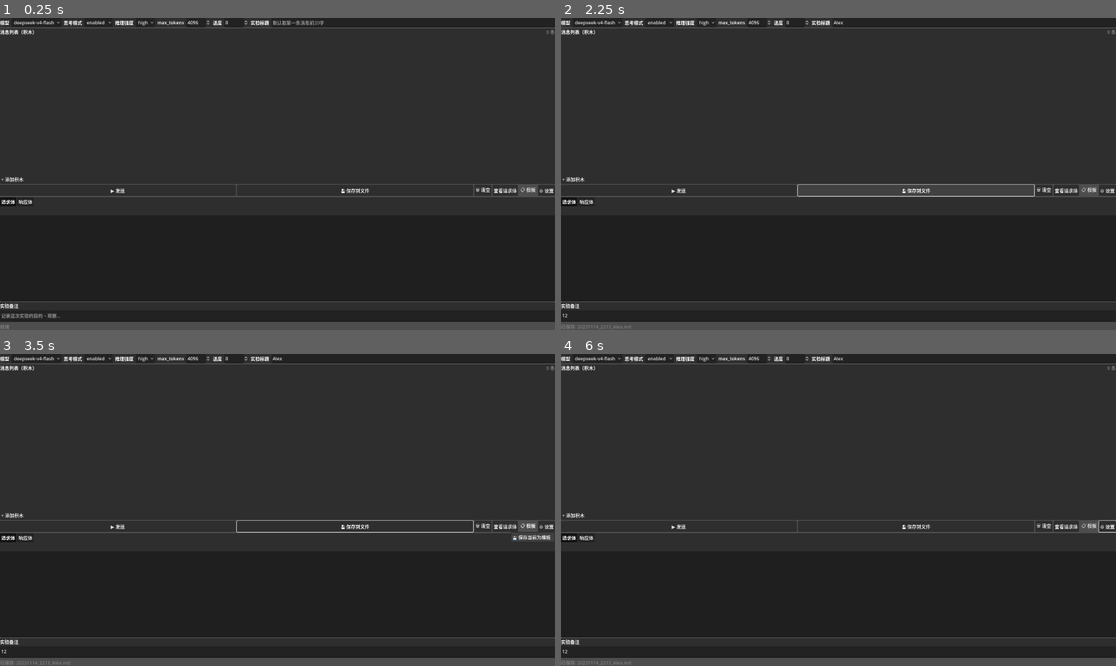
Above: before the commit, frames 1-4 (two rows, left to right).
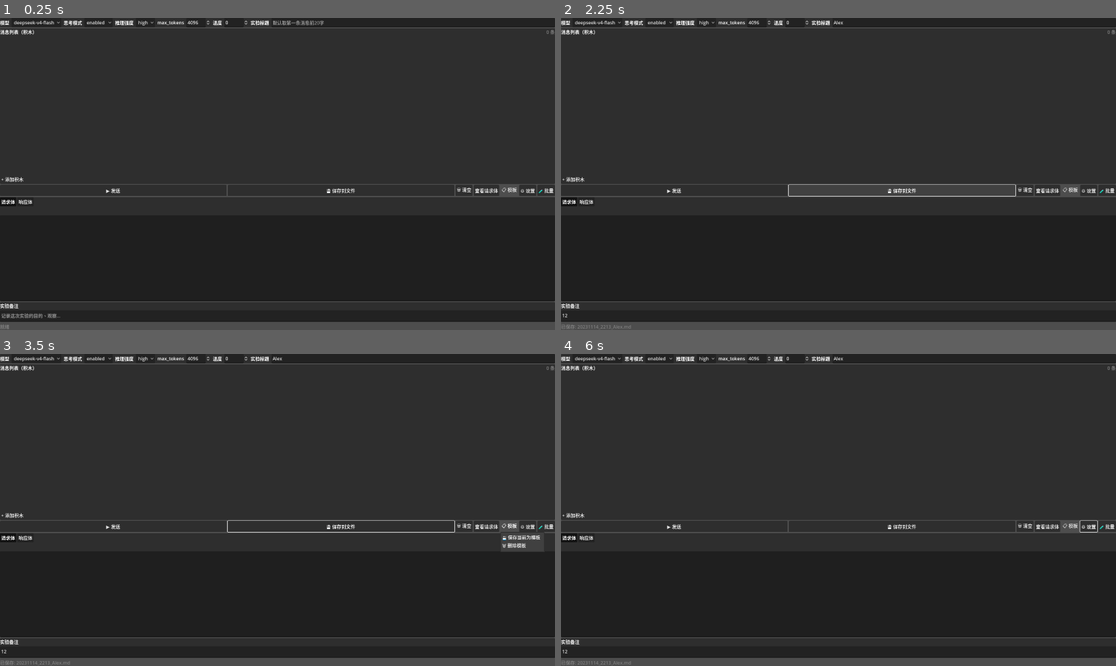
Above: after the commit, the same moments.

Repository: fkyah3/experiment-console
Game: Godot game, scene res://ExperimentPanel.tscn
Two runs of this game, one before a commit and one after it. Both use one fixed random seed, a clock stepped at 60 frames per second and the inputs below.
Inputs (mouse positions are in pixels of both pictures, inside the frame that each line leads up to):
- Up to frame 1 (0.25 s): no input
- Up to frame 2 (2.25 s): click (971, 21) at 0.52 s; type "Alex" at 0.6 s; click (838, 317) at 0.75 s; type "12" at 0.83 s; click "enabled" at 1.25 s; click "💾 保存到文件" at 2 s
- Up to frame 3 (3.5 s): click "📋 模板" at 2.75 s
- Up to frame 4 (6 s): click "⚙ 设置" at 3.5 s; click (838, 472) at 4.27 s; type "12" at 4.35 s; click (1104, 525) at 5 s, where only the run after the commit has a clickable "🧪 批量"; click "OK" at 5.75 s

The runs differ from the first frame. In frame 1, 0.4% of the frame differs, in the area x 19-100%, y 53-58%; in frame 2, 0.5%; in frame 3, 0.6%, in the area x 19-100%, y 53-64%; in frame 4, 0.5%.

Commit message:
功能: 批量摘要加prompt原文 + 删除模板 + stats统计 + 修复3个bug

Diff:
--- a/ExperimentPanel.gd
+++ b/ExperimentPanel.gd
@@ -21,6 +21,17 @@
 var _max_tokens: int = 4096
 var _temperature: float = 0.0
 
+var _batch_queue: Array = []
+var _batch_running: int = 0
+var _batch_done: int = 0
+var _batch_failed: int = 0
+var _batch_total: int = 0
+var _batch_dir: String = ""
+var _batch_save_store: ExperimentStore
+var _batch_stats: Array[Dictionary] = []
+var _batch_prototype_messages: Array = []
+const BATCH_CONCURRENCY: int = 5
+
 @onready var params_model: OptionButton = %ParamsModel
 @onready var params_thinking: OptionButton = %ParamsThinking
 @onready var params_effort: OptionButton = %ParamsEffort
@@ -39,6 +50,7 @@
 @onready var view_req_btn: Button = %ViewReqBtn
 @onready var template_btn: MenuButton = %TemplateBtn
 @onready var settings_btn: Button = %SettingsBtn
+@onready var batch_btn: Button = %BatchBtn
 
 @onready var log_request: TextEdit = %LogRequest
 @onready var log_response: TextEdit = %LogResponse
@@ -124,6 +136,7 @@
 	clear_btn.pressed.connect(_on_clear)
 	view_req_btn.pressed.connect(_show_request_body)
 	settings_btn.pressed.connect(_open_settings)
+	batch_btn.pressed.connect(_on_batch_run)
 	_populate_template_menu()
 
 
@@ -134,6 +147,8 @@
 func _populate_template_menu() -> void:
 	var popup := template_btn.get_popup()
 	popup.clear()
+	if popup.id_pressed.is_connected(_on_template_selected):
+		popup.id_pressed.disconnect(_on_template_selected)
 	var templates := _store.list_templates()
 	for t in templates:
 		var tname: String = t.get("name", "")
@@ -141,6 +156,7 @@
 	if popup.item_count > 0:
 		popup.add_separator("")
 	popup.add_item("💾 保存当前为模板")
+	popup.add_item("🗑 删除模板")
 	popup.id_pressed.connect(_on_template_selected)
 
 
@@ -149,6 +165,9 @@
 	var item_text: String = popup.get_item_text(id)
 	if item_text.begins_with("💾"):
 		_save_current_as_template()
+		return
+	if item_text.begins_with("🗑"):
+		_show_delete_template_dialog()
 		return
 	var t := _store.load_template(item_text)
 	if t.is_empty():
@@ -186,6 +205,47 @@
 	await dialog.tree_exited
 
 
+func _show_delete_template_dialog() -> void:
+	var dialog := AcceptDialog.new()
+	dialog.title = "删除模板"
+	dialog.min_size = Vector2(350, 200)
+	var scroll := ScrollContainer.new()
+	scroll.size_flags_horizontal = Control.SIZE_EXPAND_FILL
+	scroll.size_flags_vertical = Control.SIZE_EXPAND_FILL
+	var vbox := VBoxContainer.new()
+	vbox.size_flags_horizontal = Control.SIZE_EXPAND_FILL
+
+	var templates := _store.list_templates()
+	if templates.is_empty():
+		vbox.add_child(_make_label("没有已保存的模板。"))
+	else:
+		for t in templates:
+			var tname: String = t.get("name", "")
+			var row := HBoxContainer.new()
+			row.size_flags_horizontal = Control.SIZE_EXPAND_FILL
+			var label := Label.new()
+			label.text = tname
+			label.size_flags_horizontal = Control.SIZE_EXPAND_FILL
+			row.add_child(label)
+			var del_btn := Button.new()
+			del_btn.text = "删除"
+			del_btn.pressed.connect(func(n := tname):
+				_store.delete_template(n)
+				dialog.queue_free()
+				_show_delete_template_dialog()
+				_populate_template_menu()
+				_set_status("已删除模板: " + n)
+			)
+			row.add_child(del_btn)
+			vbox.add_child(row)
+
+	scroll.add_child(vbox)
+	dialog.add_child(scroll)
+	add_child(dialog)
+	dialog.popup_centered()
+	await dialog.tree_exited
+
+
 func _on_tab_toggled(on: bool, tab: String) -> void:
 	if not on:
 		return
@@ -500,6 +560,8 @@
 
 
 func _on_content_chunk(text: String, msg_idx: int) -> void:
+	if msg_idx < 0 or msg_idx >= _messages.size():
+		return
 	_accumulated_content += text
 	_messages[msg_idx]["content"] = _accumulated_content
 	_update_block_preview(msg_idx)
@@ -507,6 +569,8 @@
 
 
 func _on_reasoning_chunk(text: String, msg_idx: int) -> void:
+	if msg_idx < 0 or msg_idx >= _messages.size():
+		return
 	_accumulated_reasoning += text
 	_messages[msg_idx]["reasoning"] = _accumulated_reasoning
 	_update_block_preview(msg_idx)
@@ -517,9 +581,10 @@
 	_set_status("流式接收完成")
 	send_btn.disabled = false
 
-	_messages[_messages.size() - 1]["content"] = _accumulated_content
-	_messages[_messages.size() - 1]["reasoning"] = _accumulated_reasoning
-	_rebuild_list()
+	if not _messages.is_empty():
+		_messages[_messages.size() - 1]["content"] = _accumulated_content
+		_messages[_messages.size() - 1]["reasoning"] = _accumulated_reasoning
+		_rebuild_list()
 
 	_last_response_body = JSON.stringify({
 		"choices": [{
@@ -533,8 +598,9 @@
 	}, "\t")
 	log_response.text = _last_response_body
 
-	_deepseek.queue_free()
-	_deepseek = null
+	if _deepseek:
+		_deepseek.queue_free()
+		_deepseek = null
 
 
 func _on_usage_received(usage: Dictionary) -> void:
@@ -691,6 +757,369 @@
 	await dialog.tree_exited
 
 
+func _on_batch_run() -> void:
+	var dialog := AcceptDialog.new()
+	dialog.title = "批量运行"
+	dialog.min_size = Vector2(350, 150)
+
+	var vbox := VBoxContainer.new()
+	vbox.size_flags_horizontal = Control.SIZE_EXPAND_FILL
+	vbox.add_theme_constant_override("separation", 8)
+
+	vbox.add_child(_make_label("运行次数"))
+	var count_input := SpinBox.new()
+	count_input.min_value = 1
+	count_input.max_value = 100
+	count_input.value = 20
+	count_input.size_flags_horizontal = Control.SIZE_EXPAND_FILL
+	vbox.add_child(count_input)
+
+	vbox.add_child(_make_label("批次名称（可选）"))
+	var batch_name_input := LineEdit.new()
+	batch_name_input.placeholder_text = "会追加到目录名上"
+	batch_name_input.size_flags_horizontal = Control.SIZE_EXPAND_FILL
+	vbox.add_child(batch_name_input)
+
+	var start_btn := Button.new()
+	start_btn.text = "开始"
+	start_btn.size_flags_horizontal = Control.SIZE_EXPAND_FILL
+	start_btn.pressed.connect(func():
+		var count := int(count_input.value)
+		var bname := batch_name_input.text.strip_edges()
+		dialog.queue_free()
+		_start_batch(count, bname)
+	)
+	vbox.add_child(start_btn)
+
+	dialog.add_child(vbox)
+	add_child(dialog)
+	dialog.popup_centered()
+	await dialog.tree_exited
+
+
+func _start_batch(count: int, batch_name: String) -> void:
+	if _messages.is_empty():
+		_set_status("消息列表为空，无法批量运行")
+		return
+
+	_batch_total = count
+	_batch_done = 0
+	_batch_failed = 0
+	_batch_running = 0
+	_batch_stats.clear()
+	_batch_prototype_messages = _messages.duplicate(true)
+
+	var now := Time.get_datetime_dict_from_system()
+	var dir_name := "batch_%04d%02d%02d_%02d%02d" % [now.year, now.month, now.day, now.hour, now.minute]
+	if not batch_name.is_empty():
+		dir_name += "_" + batch_name.left(20)
+	_batch_dir = _config.experiments_path.path_join(dir_name)
+	_batch_save_store = ExperimentStore.new(_batch_dir, _config.templates_path)
+
+	_batch_queue.clear()
+	var raw_copies: Array = _messages.duplicate(true)
+	for i in count:
+		_batch_queue.append(raw_copies.duplicate(true))
+
+	_set_status("批量 %d 次开始，5 个并发..." % count)
+	for i in min(BATCH_CONCURRENCY, count):
+		_start_batch_worker()
+
+
+func _start_batch_worker() -> void:
+	if _batch_queue.is_empty():
+		return
+	var raw_messages: Array = _batch_queue.pop_front()
+	var api_messages := _build_api_messages_for(raw_messages)
+
+	var body_dict := {
+		"model": _model,
+		"messages": api_messages,
+		"stream": true,
+	}
+	if _thinking == "enabled":
+		body_dict["thinking"] = {"type": "enabled"}
+	if _effort != "不传":
+		body_dict["reasoning_effort"] = _effort
+	body_dict["max_tokens"] = _max_tokens
+	body_dict["temperature"] = _temperature
+	var body_str := JSON.stringify(body_dict, "\t")
+
+	var client := DeepSeekStreamClient.new()
+	add_child(client)
+	client.api_key = api_key
+
+	var wd: Dictionary = {
+		"client": client,
+		"raw_messages": raw_messages,
+		"api_messages": api_messages,
+		"body_str": body_str,
+		"content": "",
+		"reasoning": "",
+		"response_body": "",
+		"usage": {},
+		"ok": false,
+		"index": _batch_total - _batch_queue.size() - _batch_running,
+	}
+
+	_batch_running += 1
+	client.content_chunk.connect(_on_batch_content_chunk.bind(wd))
+	client.reasoning_chunk.connect(_on_batch_reasoning_chunk.bind(wd))
+	client.stream_finished.connect(_on_batch_worker_done.bind(wd))
+	client.usage_received.connect(_on_batch_usage.bind(wd))
+	client.connection_error.connect(_on_batch_worker_error.bind(wd))
+	client.start_streaming(api_messages)
+	_set_status("批量 %d/%d | 运行中 %d | 失败 %d" % [_batch_done + _batch_failed, _batch_total, _batch_running, _batch_failed])
+
+
+func _on_batch_content_chunk(text: String, wd: Dictionary) -> void:
+	wd.content += text
+
+
+func _on_batch_reasoning_chunk(text: String, wd: Dictionary) -> void:
+	wd.reasoning += text
+
+
+func _on_batch_usage(usage: Dictionary, wd: Dictionary) -> void:
+	wd.usage = usage
+
+
+func _on_batch_worker_done(wd: Dictionary) -> void:
+	wd.response_body = JSON.stringify({
+		"choices": [{
+			"index": 0,
+			"message": {
+				"role": "assistant",
+				"content": wd.content,
+				"reasoning_content": wd.reasoning,
+			}
+		}]
+	}, "\t")
+	wd.ok = true
+	_finish_batch_worker(wd)
+
+
+func _on_batch_worker_error(msg: String, wd: Dictionary) -> void:
+	push_warning("Batch worker #%d error: %s" % [wd.index, msg])
+	wd.ok = false
+	_finish_batch_worker(wd)
+
+
+func _finish_batch_worker(wd: Dictionary) -> void:
+	if wd.client:
+		wd.client.queue_free()
+
+	_batch_running -= 1
+
+	if wd.ok:
+		var title := params_title.text.strip_edges()
+		if title.is_empty():
+			title = "batch_%03d" % wd.index
+		_batch_save_store.save_experiment(
+			title, _model, _thinking, _effort, _max_tokens, _temperature,
+			wd.api_messages, wd.raw_messages,
+			wd.body_str, wd.response_body, wd.usage, ""
+		)
+		_batch_stats.append(_calc_worker_stats(wd))
+		_batch_done += 1
+	else:
+		_batch_failed += 1
+
+	_set_status("批量 %d/%d | 运行中 %d | 失败 %d" % [_batch_done + _batch_failed, _batch_total, _batch_running, _batch_failed])
+
+	if _batch_done + _batch_failed >= _batch_total:
+		_generate_batch_summary()
+		_set_status("批量完成：成功 %d / %d，失败 %d" % [_batch_done, _batch_total, _batch_failed])
+		return
+
+	if not _batch_queue.is_empty():
+		_start_batch_worker()
+
+
+func _calc_worker_stats(wd: Dictionary) -> Dictionary:
+	var s: Dictionary = {}
+	s["index"] = wd.index
+	s["ok"] = true
+	if not wd.usage.is_empty():
+		s["reasoning_tokens"] = wd.usage.get("completion_tokens_details", {}).get("reasoning_tokens", 0)
+		s["prompt_tokens"] = wd.usage.get("prompt_tokens", 0)
+		s["completion_tokens"] = wd.usage.get("completion_tokens", 0)
+		s["total_tokens"] = wd.usage.get("total_tokens", 0)
+	s["reasoning_chars"] = wd.reasoning.length()
+	s["output_chars"] = wd.content.length()
+	s["reasoning_language"] = _detect_language_str(wd.reasoning)
+	s["output_language"] = _detect_language_str(wd.content)
+	s["reasoning_first_line"] = wd.reasoning.left(80).replace("\n", " ")
+	s["output_first_line"] = wd.content.left(80).replace("\n", " ")
+	return s
+
+
+func _detect_language_str(text: String) -> String:
+	if text.is_empty():
+		return "empty"
+	var chinese_count := 0
+	var total := 0
+	for c in text:
+		var unicode := c.unicode_at(0)
+		if unicode >= 0x4E00 and unicode <= 0x9FFF:
+			chinese_count += 1
+		if unicode >= 0x0020:
+			total += 1
+	if total == 0:
+		return "unknown"
+	var ratio := float(chinese_count) / float(total)
+	if ratio > 0.1:
+		return "zh"
+	return "en"
+
+
+func _generate_batch_summary() -> void:
+	var lines: Array[String] = []
+	lines.append("# 批量实验汇总\n")
+	lines.append("---\n")
+	lines.append("\n")
+	var now := Time.get_datetime_dict_from_system()
+	var created := "%04d-%02d-%02d %02d:%02d:%02d" % [now.year, now.month, now.day, now.hour, now.minute, now.second]
+	lines.append("- **生成时间**: %s\n" % created)
+	lines.append("- **模型**: %s\n" % _model)
+	lines.append("- **思考模式**: %s\n" % _thinking)
+	lines.append("- **推理强度**: %s\n" % _effort)
+	lines.append("- **max_tokens**: %d\n" % _max_tokens)
+	lines.append("- **温度**: %.1f\n" % _temperature)
+	lines.append("- **总次数**: %d\n" % _batch_total)
+	lines.append("- **成功**: %d\n" % _batch_done)
+	lines.append("- **失败**: %d\n" % _batch_failed)
+	lines.append("\n")
+
+	lines.append("## 本次使用的 prompt\n\n")
+	lines.append("```\n")
+	var has_prompt := false
+	for m in _batch_prototype_messages:
+		var role: String = str(m.get("role", ""))
+		var content: String = str(m.get("content", ""))
+		var reasoning: String = str(m.get("reasoning", ""))
+		if role == "system":
+			lines.append("[system]\n%s\n\n" % content)
+			has_prompt = true
+		elif role == "user":
+			lines.append("[user]\n%s\n\n" % content)
+			has_prompt = true
+		elif role == "assistant" and not content.is_empty():
+			lines.append("[assistant]\n%s\n\n" % content)
+		elif role == "assistant" and not reasoning.is_empty():
+			lines.append("[assistant reasoning]\n%s\n\n" % reasoning)
+		elif role == "tool":
+			lines.append("[tool]\n%s\n\n" % content)
+	if not has_prompt:
+		lines.append("（空）\n")
+	lines.append("```\n")
+	lines.append("\n")
+
+	if _batch_stats.is_empty():
+		lines.append("无成功数据。\n")
+	else:
+		var reasoning_vals: Array[int] = []
+		var prompt_vals: Array[int] = []
+		var completion_vals: Array[int] = []
+		var total_vals: Array[int] = []
+		var zh_count: int = 0
+		var en_count: int = 0
+		for s in _batch_stats:
+			var rt: int = int(s.get("reasoning_tokens", 0))
+			reasoning_vals.append(rt)
+			prompt_vals.append(int(s.get("prompt_tokens", 0)))
+			completion_vals.append(int(s.get("completion_tokens", 0)))
+			total_vals.append(int(s.get("total_tokens", 0)))
+			match s.get("reasoning_language", ""):
+				"zh": zh_count += 1
+				"en": en_count += 1
+
+		var r_min: int = reasoning_vals.min()
+		var r_max: int = reasoning_vals.max()
+		var r_sum: int = 0
+		for v in reasoning_vals: r_sum += v
+		var r_avg: float = float(r_sum) / float(reasoning_vals.size())
+		var r_median: float = _median(reasoning_vals)
+
+		lines.append("## 汇总统计\n\n")
+		lines.append("| 指标 | 值 |\n")
+		lines.append("|:-----|:----|\n")
+		lines.append("| reasoning_tokens 最小值 | %d |\n" % r_min)
+		lines.append("| reasoning_tokens 最大值 | %d |\n" % r_max)
+		lines.append("| reasoning_tokens 平均值 | %.1f |\n" % r_avg)
+		lines.append("| reasoning_tokens 中位数 | %.1f |\n" % r_median)
+		lines.append("| 波动倍数（max/min） | %.1f |\n" % (float(r_max) / float(max(1, r_min))))
+		lines.append("| prompt_tokens 平均值 | %.1f |\n" % (float(_sum(prompt_vals)) / float(prompt_vals.size())))
+		lines.append("| completion_tokens 平均值 | %.1f |\n" % (float(_sum(completion_vals)) / float(completion_vals.size())))
+		lines.append("| total_tokens 平均值 | %.1f |\n" % (float(_sum(total_vals)) / float(total_vals.size())))
+		lines.append("| reasoning 中文占比 | %d / %d (%.1f%%) |\n" % [zh_count, _batch_stats.size(), float(zh_count) / float(_batch_stats.size()) * 100.0])
+		lines.append("| reasoning 英文占比 | %d / %d (%.1f%%) |\n" % [en_count, _batch_stats.size(), float(en_count) / float(_batch_stats.size()) * 100.0])
+		lines.append("\n")
+
+		lines.append("## 每轮明细\n\n")
+		lines.append("| # | reasoning_tokens | reasoning_lang | output_lang | reasoning_chars | output_chars | reasoning 前80字 |\n")
+		lines.append("|:-:|:---------------:|:--------------:|:-----------:|:---------------:|:------------:|:----|\n")
+		for s in _batch_stats:
+			var idx: int = int(s.get("index", 0))
+			var rt: int = int(s.get("reasoning_tokens", 0))
+			var rl: String = str(s.get("reasoning_language", "?"))
+			var ol: String = str(s.get("output_language", "?"))
+			var rc: int = int(s.get("reasoning_chars", 0))
+			var oc: int = int(s.get("output_chars", 0))
+			var first: String = str(s.get("reasoning_first_line", ""))
+			lines.append("| %d | %d | %s | %s | %d | %d | %s |\n" % [idx, rt, rl, ol, rc, oc, first])
+
+	lines.append("\n")
+	lines.append("---\n")
+
+	var summary_path := _batch_dir.path_join("_summary.md")
+	var file := FileAccess.open(summary_path, FileAccess.WRITE)
+	if file:
+		for line in lines:
+			file.store_string(line)
+		file.close()
+
+
+func _sum(arr: Array[int]) -> int:
+	var total := 0
+	for v in arr:
+		total += v
+	return total
+
+
+func _median(arr: Array[int]) -> float:
+	if arr.is_empty():
+		return 0.0
+	var sorted := arr.duplicate()
+	sorted.sort()
+	var mid := int(sorted.size() * 0.5)
+	if sorted.size() % 2 == 0:
+		return (sorted[mid - 1] + sorted[mid]) / 2.0
+	return float(sorted[mid])
+
+
+func _build_api_messages_for(raw: Array) -> Array:
+	var result: Array = []
+	for m in raw:
+		var msg: Dictionary = {"role": m.get("role", "user")}
+		var content: String = m.get("content", "")
+		var reasoning: String = m.get("reasoning", "")
+
+		if msg["role"] == "assistant":
+			if not reasoning.is_empty():
+				if not content.is_empty():
+					msg["content"] = reasoning + "\n" + content
+				else:
+					msg["reasoning_content"] = reasoning
+					msg["content"] = null
+
+		if not content.is_empty() and not msg.has("content"):
+			msg["content"] = content
+
+		result.append(msg)
+	return result
+
+
 func _scroll_to_bottom() -> void:
 	msg_scroll.scroll_vertical = int(msg_scroll.get_v_scroll_bar().max_value)
 
--- a/ExperimentPanel.tscn
+++ b/ExperimentPanel.tscn
@@ -1,6 +1,6 @@
-[gd_scene format=3]
-
-[ext_resource type="Script" path="res://ExperimentPanel.gd" id="1"]
+[gd_scene format=3 uid="uid://ptugnfd3wvfw"]
+
+[ext_resource type="Script" uid="uid://d0txqfi4wnjed" path="res://ExperimentPanel.gd" id="1"]
 
 [node name="ExperimentPanel" type="Control" unique_id=2077890034]
 layout_mode = 3
@@ -44,7 +44,7 @@
 unique_name_in_owner = true
 layout_mode = 2
 
-[node name="ParamsTemperature" type="SpinBox" parent="VBox/ParamsPanel/ParamsHBox"]
+[node name="ParamsTemperature" type="SpinBox" parent="VBox/ParamsPanel/ParamsHBox" unique_id=1670889509]
 unique_name_in_owner = true
 layout_mode = 2
 
@@ -127,15 +127,20 @@
 layout_mode = 2
 text = "查看请求体"
 
-[node name="TemplateBtn" type="MenuButton" parent="VBox/ActionBar"]
+[node name="TemplateBtn" type="MenuButton" parent="VBox/ActionBar" unique_id=766428672]
 unique_name_in_owner = true
 layout_mode = 2
 text = "📋 模板"
 
-[node name="SettingsBtn" type="Button" parent="VBox/ActionBar"]
+[node name="SettingsBtn" type="Button" parent="VBox/ActionBar" unique_id=504507145]
 unique_name_in_owner = true
 layout_mode = 2
 text = "⚙ 设置"
+
+[node name="BatchBtn" type="Button" parent="VBox/ActionBar" unique_id=1569708058]
+unique_name_in_owner = true
+layout_mode = 2
+text = "🧪 批量"
 
 [node name="LogPanel" type="PanelContainer" parent="VBox" unique_id=1285604495]
 layout_mode = 2
--- a/ExperimentStore.gd
+++ b/ExperimentStore.gd
@@ -86,6 +86,13 @@
 		file.store_string("## usage\n\n")
 		file.store_string("```json\n")
 		file.store_string(JSON.stringify(usage, "\t"))
+		file.store_string("\n```\n\n")
+
+	var stats := _compute_stats(response_body, usage)
+	if not stats.is_empty():
+		file.store_string("## stats\n\n")
+		file.store_string("```json\n")
+		file.store_string(JSON.stringify(stats, "\t"))
 		file.store_string("\n```\n\n")
 
 	if not notes.is_empty():
@@ -195,6 +202,67 @@
 	save_template("自定义（空）", "deepseek-v4-flash", "enabled", "high", 4096, [])
 
 
+func _compute_stats(response_body: String, usage: Dictionary) -> Dictionary:
+	var stats: Dictionary = {}
+	if response_body.is_empty():
+		return stats
+
+	if not usage.is_empty():
+		stats["reasoning_tokens"] = usage.get("completion_tokens_details", {}).get("reasoning_tokens", 0)
+		stats["prompt_tokens"] = usage.get("prompt_tokens", 0)
+		stats["completion_tokens"] = usage.get("completion_tokens", 0)
+		stats["total_tokens"] = usage.get("total_tokens", 0)
+
+	var parsed = JSON.parse_string(response_body) as Dictionary
+	if parsed == null:
+		return stats
+
+	var choices: Array = parsed.get("choices", [])
+	if choices.is_empty():
+		return stats
+
+	var message: Dictionary = choices[0].get("message", {})
+	var reasoning_content: String = message.get("reasoning_content", "")
+	var content: String = message.get("content", "")
+
+	stats["has_reasoning"] = not reasoning_content.is_empty()
+	stats["reasoning_language"] = _detect_language(reasoning_content)
+	stats["output_language"] = _detect_language(content)
+
+	if not reasoning_content.is_empty():
+		var rlen := reasoning_content.length()
+		stats["reasoning_chars"] = rlen
+		if rlen > 0:
+			stats["reasoning_first_line"] = reasoning_content.left(80).replace("\n", " ")
+
+	if not content.is_empty():
+		var clen := content.length()
+		stats["output_chars"] = clen
+		if clen > 0:
+			stats["output_first_line"] = content.left(80).replace("\n", " ")
+
+	return stats
+
+
+func _detect_language(text: String) -> String:
+	if text.is_empty():
+		return "empty"
+	var chinese_count := 0
+	var total := 0
+	for c in text:
+		var unicode := c.unicode_at(0)
+		if unicode >= 0x4E00 and unicode <= 0x9FFF:
+			chinese_count += 1
+		if unicode >= 0x0020:
+			total += 1
+	if total == 0:
+		return "unknown"
+	var ratio := float(chinese_count) / float(total)
+	if ratio > 0.1:
+		return "zh"
+	return "en"
+
+
 func _read_frontmatter(fpath: String) -> Dictionary:
 	var content := FileAccess.get_file_as_string(fpath)
 	if content.is_empty():
Not shown, added: 回复DeepSeekIssue1255.md
Not shown, removed: 实验报告/20260506_2126_英语请求_中文锚定思维.md
Not shown, added: 实验报告/batch_20260507_0132_什么是递归/20260507_0133_batch_001.md
Not shown, added: 实验报告/batch_20260507_0132_什么是递归/20260507_0133_batch_001_1.md
Not shown, added: 实验报告/batch_20260507_0132_什么是递归/20260507_0133_batch_001_2.md
Not shown, added: 实验报告/batch_20260507_0132_什么是递归/20260507_0133_batch_001_3.md
Not shown, added: 实验报告/batch_20260507_0132_什么是递归/20260507_0133_batch_001_4.md
Not shown, added: 实验报告/batch_20260507_0132_什么是递归/20260507_0133_batch_002.md
Not shown, added: 实验报告/batch_20260507_0132_什么是递归/20260507_0133_batch_003.md
Not shown, added: 实验报告/batch_20260507_0132_什么是递归/20260507_0133_batch_004.md
Not shown, added: 实验报告/batch_20260507_0132_什么是递归/20260507_0133_batch_005.md
Not shown, added: 实验报告/batch_20260507_0132_什么是递归/20260507_0133_batch_006.md
(and 73 more such lines)
